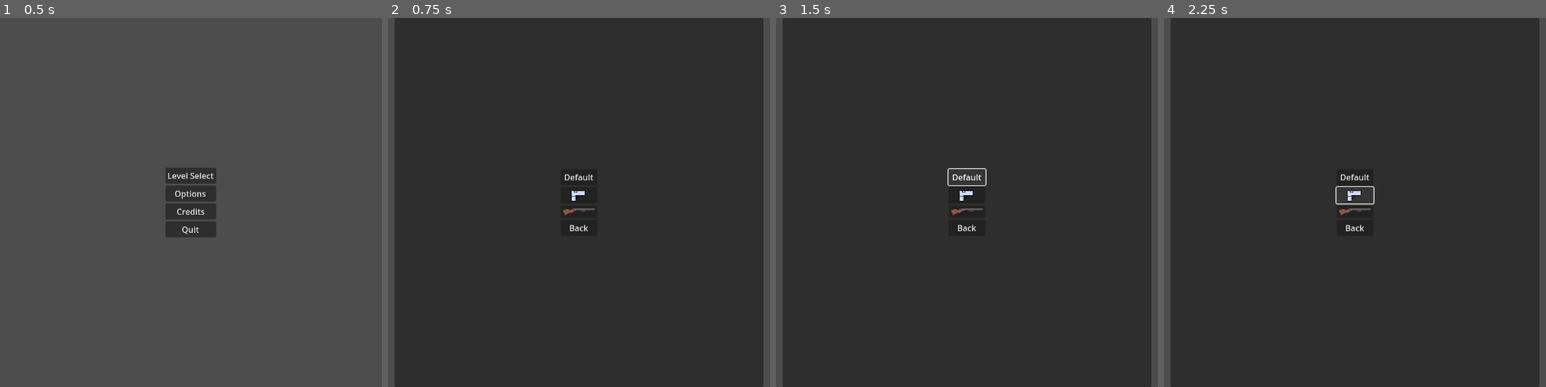
Above: before the commit, frames 1-4 (left to right).
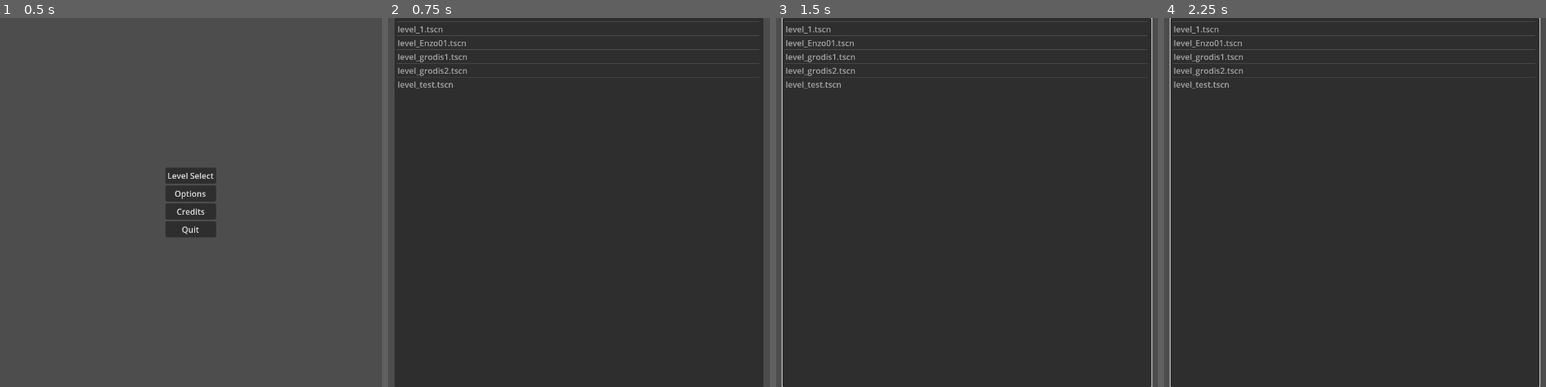
Above: after the commit, the same moments.

Repository: GamesFromANobody/JumpGun
Game: Godot game, scene res://Scenes/UI/main_menu.tscn
Same seed, same stepped clock (60 frames per second), same inputs: the game is played once before the commit and once after it.
Inputs (mouse positions are in pixels of both pictures, inside the frame that each line leads up to):
- Up to frame 1 (0.5 s): no input
- Up to frame 2 (0.75 s): click "Level Select" at 0.5 s
- Up to frame 3 (1.5 s): click (967, 176) at 1.25 s, where only the run before the commit has a clickable "Default"
- Up to frame 4 (2.25 s): click (1355, 195) at 2.02 s

Frame 1 is identical in both runs. In frame 2, 1.3% of the frame differs, in the area x 2-98%, y 2-58%; in frame 3, 1.9%, in the area x 1-99%, y 0-100%; in frame 4, 1.9%.
Error before the commit: Parse Error: Could not preload resource file "res://Resources/Player/Resource_player_pistol.tres". (res://Scripts/UI/level_select.gd:6)

Commit message:
Resources update2

Diff:
--- /dev/null
+++ b/jumpgun/Resources/Bullets/bullet_explosive_20.tres
@@ -0,0 +1,24 @@
+[gd_resource type="Resource" script_class="BulletTypes" load_steps=5 format=3 uid="uid://ccigk22j850ox"]
+
+[ext_resource type="Texture2D" uid="uid://bye8cmsl2f7oc" path="res://Import/Textures/Projectiles/bullet_glock.png" id="1_uocuv"]
+[ext_resource type="Texture2D" uid="uid://f5m4sq28bekt" path="res://Import/Textures/Projectiles/casing-glock.png" id="2_2p40q"]
+[ext_resource type="Script" path="res://Scripts/ResourceScript/bullet_types.gd" id="3_h4vs0"]
+
+[sub_resource type="CapsuleShape2D" id="CapsuleShape2D_ygnhe"]
+radius = 4.0
+height = 10.0
+
+[resource]
+script = ExtResource("3_h4vs0")
+speed = 800
+lifetime_seconds = 10.0
+bounces = 0
+piercing_amount = 0
+acceleration = 0
+ignores_slowdown = false
+stops_at_0_speed = false
+explodes = false
+explosion_radius = 20.0
+bullet_texture = ExtResource("1_uocuv")
+casing_texture = ExtResource("2_2p40q")
+hitbox = SubResource("CapsuleShape2D_ygnhe")
--- /dev/null
+++ b/jumpgun/Resources/Bullets/bullet_lifetime_0_2.tres
@@ -0,0 +1,24 @@
+[gd_resource type="Resource" script_class="BulletTypes" load_steps=5 format=3 uid="uid://c43qxoekxtn7"]
+
+[ext_resource type="Texture2D" uid="uid://bye8cmsl2f7oc" path="res://Import/Textures/Projectiles/bullet_glock.png" id="1_spba7"]
+[ext_resource type="Texture2D" uid="uid://f5m4sq28bekt" path="res://Import/Textures/Projectiles/casing-glock.png" id="2_nx7jl"]
+[ext_resource type="Script" path="res://Scripts/ResourceScript/bullet_types.gd" id="3_ve0sg"]
+
+[sub_resource type="CapsuleShape2D" id="CapsuleShape2D_ygnhe"]
+radius = 4.0
+height = 10.0
+
+[resource]
+script = ExtResource("3_ve0sg")
+speed = 800
+lifetime_seconds = 10.0
+bounces = 0
+piercing_amount = 0
+acceleration = 0
+ignores_slowdown = false
+stops_at_0_speed = false
+explodes = false
+explosion_radius = 20.0
+bullet_texture = ExtResource("1_spba7")
+casing_texture = ExtResource("2_nx7jl")
+hitbox = SubResource("CapsuleShape2D_ygnhe")
--- a/jumpgun/Resources/Bullets/bullet_pierce_5.tres
+++ b/jumpgun/Resources/Bullets/bullet_pierce_5.tres
@@ -11,11 +11,14 @@
 [resource]
 script = ExtResource("2_yeici")
 speed = 2400
+lifetime_seconds = 10.0
 bounces = 0
 piercing_amount = 5
 acceleration = 0
 ignores_slowdown = false
 stops_at_0_speed = false
+explodes = false
+explosion_radius = 20.0
 bullet_texture = ExtResource("1_7pfti")
 casing_texture = ExtResource("2_8yml6")
 hitbox = SubResource("CapsuleShape2D_ygnhe")
--- a/jumpgun/Resources/Bullets/bullet_reverser.tres
+++ b/jumpgun/Resources/Bullets/bullet_reverser.tres
@@ -11,11 +11,14 @@
 [resource]
 script = ExtResource("2_vfq03")
 speed = 800
+lifetime_seconds = 10.0
 bounces = 0
 piercing_amount = 0
 acceleration = -20
 ignores_slowdown = false
 stops_at_0_speed = false
+explodes = false
+explosion_radius = 20.0
 bullet_texture = ExtResource("1_ujavn")
 casing_texture = ExtResource("2_o0si2")
 hitbox = SubResource("CapsuleShape2D_ygnhe")
--- a/jumpgun/Resources/Player/Resource_player_lmg_m249_v1.tres
+++ b/jumpgun/Resources/Player/Resource_player_lmg_m249_v1.tres
@@ -6,14 +6,16 @@
 
 [resource]
 script = ExtResource("3_ntgjr")
-gun_type = 4
-gun_model = ExtResource("2_hqmuq")
+gun_model_base = ExtResource("2_hqmuq")
+gun_color = Color(0.7, 0.7, 0.7, 1)
 gun_hitbox = PackedVector2Array(-27, 6, -30, 0, -31, -5, -20, -6, -17, -5, -10, -7, 32, -7, 32, -4, -3, -4, -13, 2, -18, 2, -25, 6)
 muzzle_location = Vector2(14, -5)
 chamber_location = Vector2(3, -8)
 sprite_position = Vector2(0, 0)
 sprite_scale = Vector2(1, 1)
 laser_location = Vector2(0, 0)
+frames = Vector2(1, 1)
+gun_type = 4
 full_auto = true
 shot_cooldown = 0.15
 starting_ammo = 100
--- a/jumpgun/Resources/Player/Resource_player_pistol.tres
+++ b/jumpgun/Resources/Player/Resource_player_pistol.tres
@@ -1,19 +1,22 @@
-[gd_resource type="Resource" script_class="PlayerGunTypes" load_steps=4 format=3 uid="uid://bu85wpm47qosw"]
+[gd_resource type="Resource" script_class="PlayerGunTypes" load_steps=5 format=3 uid="uid://bu85wpm47qosw"]
 
 [ext_resource type="Resource" uid="uid://6qsf6p0y4grk" path="res://Resources/Bullets/bullet_01.tres" id="1_8a88x"]
 [ext_resource type="Script" path="res://Scripts/ResourceScript/player_gun_types.gd" id="1_vn8nu"]
-[ext_resource type="Texture2D" uid="uid://bf8wik7pjp7ho" path="res://Import/Textures/Characters/gun-shoot.png" id="2_lnrji"]
+[ext_resource type="Texture2D" uid="uid://dhn4rk3vndth8" path="res://Import/Textures/Characters/Pistols/glock18-base.png" id="2_gil2t"]
+[ext_resource type="Texture2D" uid="uid://b8025fuyrfmib" path="res://Import/Textures/Characters/Pistols/glock18-greyscale.png" id="3_8f4b3"]
 
 [resource]
 script = ExtResource("1_vn8nu")
-gun_model = ExtResource("2_lnrji")
+gun_model_base = ExtResource("2_gil2t")
+gun_model_colors = ExtResource("3_8f4b3")
+gun_color = Color(0.113725, 0.560784, 0.141176, 1)
 gun_hitbox = PackedVector2Array(-6, 11, -12, 11, -15, 8, -15, 6, -11, 0, -11, -5, -13, -6, -13, -11, -11, -12, 14, -12, 17, -10, 17, -6, 14, -4, 7, -4, 7, 0, 5, 1, -3, 1, -5, 6)
 muzzle_location = Vector2(18, -9)
 chamber_location = Vector2(2, -8)
 sprite_position = Vector2(0, -1)
 sprite_scale = Vector2(0.7, 0.7)
 laser_location = Vector2(152, -11)
-frames = Vector2(3, 1)
+frames = Vector2(3, 3)
 gun_type = 0
 full_auto = false
 shot_cooldown = 0.1
--- a/jumpgun/Resources/Player/Resource_player_pistol_glock18_v1.tres
+++ b/jumpgun/Resources/Player/Resource_player_pistol_glock18_v1.tres
@@ -1,12 +1,15 @@
-[gd_resource type="Resource" script_class="PlayerGunTypes" load_steps=4 format=3 uid="uid://ckwf82khe36yc"]
+[gd_resource type="Resource" script_class="PlayerGunTypes" load_steps=5 format=3 uid="uid://ckwf82khe36yc"]
 
 [ext_resource type="Resource" uid="uid://6qsf6p0y4grk" path="res://Resources/Bullets/bullet_01.tres" id="1_g54cv"]
-[ext_resource type="Texture2D" uid="uid://bf8wik7pjp7ho" path="res://Import/Textures/Characters/gun-shoot.png" id="2_14w4b"]
+[ext_resource type="Texture2D" uid="uid://dhn4rk3vndth8" path="res://Import/Textures/Characters/Pistols/glock18-base.png" id="2_kn5ac"]
+[ext_resource type="Texture2D" uid="uid://b8025fuyrfmib" path="res://Import/Textures/Characters/Pistols/glock18-greyscale.png" id="3_acksh"]
 [ext_resource type="Script" path="res://Scripts/ResourceScript/player_gun_types.gd" id="3_jk4qo"]
 
 [resource]
 script = ExtResource("3_jk4qo")
-gun_model = ExtResource("2_14w4b")
+gun_model_base = ExtResource("2_kn5ac")
+gun_model_colors = ExtResource("3_acksh")
+gun_color = Color(0.113725, 0.560784, 0.141176, 1)
 gun_hitbox = PackedVector2Array(-6, 11, -12, 11, -15, 8, -15, 6, -11, 0, -11, -5, -13, -6, -13, -11, -11, -12, 14, -12, 17, -10, 17, -6, 14, -4, 7, -4, 7, 0, 5, 1, -3, 1, -5, 6)
 muzzle_location = Vector2(18, -9)
 chamber_location = Vector2(2, -8)
--- a/jumpgun/Resources/Player/Resource_player_pistol_revolver_v1.tres
+++ b/jumpgun/Resources/Player/Resource_player_pistol_revolver_v1.tres
@@ -1,15 +1,23 @@
-[gd_resource type="Resource" script_class="PlayerGunTypes" load_steps=4 format=3 uid="uid://bw8c2gryx0q0r"]
+[gd_resource type="Resource" script_class="PlayerGunTypes" load_steps=5 format=3 uid="uid://bw8c2gryx0q0r"]
 
 [ext_resource type="Resource" uid="uid://6qsf6p0y4grk" path="res://Resources/Bullets/bullet_01.tres" id="1_2b6g4"]
-[ext_resource type="Texture2D" uid="uid://cjsko6mhgu607" path="res://Import/Textures/temp-gun.png" id="2_i2jry"]
+[ext_resource type="Texture2D" uid="uid://dhn4rk3vndth8" path="res://Import/Textures/Characters/Pistols/glock18-base.png" id="2_pb8mh"]
 [ext_resource type="Script" path="res://Scripts/ResourceScript/player_gun_types.gd" id="3_bx822"]
+[ext_resource type="Texture2D" uid="uid://b8025fuyrfmib" path="res://Import/Textures/Characters/Pistols/glock18-greyscale.png" id="3_fp37a"]
 
 [resource]
 script = ExtResource("3_bx822")
-gun_type = 0
-gun_model = ExtResource("2_i2jry")
+gun_model_base = ExtResource("2_pb8mh")
+gun_model_colors = ExtResource("3_fp37a")
+gun_color = Color(0.113725, 0.560784, 0.141176, 1)
 gun_hitbox = PackedVector2Array(-5, 11, -14, 11, -14, -10, 14, -10, 14, 0, 1, 0, 1, 3, -1, 5, -3, 6, -5, 6)
 muzzle_location = Vector2(14, -5)
+chamber_location = Vector2(3, -8)
+sprite_position = Vector2(0, 0)
+sprite_scale = Vector2(1, 1)
+laser_location = Vector2(0, 0)
+frames = Vector2(3, 3)
+gun_type = 0
 full_auto = false
 shot_cooldown = 0.6
 starting_ammo = 6
--- a/jumpgun/Resources/Player/Resource_player_shotgun.tres
+++ b/jumpgun/Resources/Player/Resource_player_shotgun.tres
@@ -6,7 +6,9 @@
 
 [resource]
 script = ExtResource("1_lb1lt")
-gun_model = ExtResource("2_50a0d")
+gun_model_base = ExtResource("2_50a0d")
+gun_model_colors = ExtResource("2_50a0d")
+gun_color = Color(0.113725, 0.560784, 0.141176, 1)
 gun_hitbox = PackedVector2Array(-27, 6, -30, 0, -31, -5, -20, -6, -17, -5, -10, -7, 32, -7, 32, -4, -3, -4, -13, 2, -18, 2, -25, 6)
 muzzle_location = Vector2(32, -6)
 chamber_location = Vector2(-3, -7)
--- a/jumpgun/Resources/Player/Resource_player_shotgun_auto_v1.tres
+++ b/jumpgun/Resources/Player/Resource_player_shotgun_auto_v1.tres
@@ -6,7 +6,9 @@
 
 [resource]
 script = ExtResource("3_41u8s")
-gun_model = ExtResource("2_f71br")
+gun_model_base = ExtResource("2_f71br")
+gun_model_colors = ExtResource("2_f71br")
+gun_color = Color(0.113725, 0.560784, 0.141176, 1)
 gun_hitbox = PackedVector2Array(-27, 6, -30, 0, -31, -5, -20, -6, -17, -5, -10, -7, 32, -7, 32, -4, -3, -4, -13, 2, -18, 2, -25, 6)
 muzzle_location = Vector2(32, -6)
 chamber_location = Vector2(-3, -7)
--- a/jumpgun/Resources/Player/Resource_player_shotgun_pump_v1.tres
+++ b/jumpgun/Resources/Player/Resource_player_shotgun_pump_v1.tres
@@ -6,7 +6,9 @@
 
 [resource]
 script = ExtResource("3_17ej8")
-gun_model = ExtResource("2_f0o56")
+gun_model_base = ExtResource("2_f0o56")
+gun_model_colors = ExtResource("2_f0o56")
+gun_color = Color(0.113725, 0.560784, 0.141176, 1)
 gun_hitbox = PackedVector2Array(-27, 6, -30, 0, -31, -5, -20, -6, -17, -5, -10, -7, 32, -7, 32, -4, -3, -4, -13, 2, -18, 2, -25, 6)
 muzzle_location = Vector2(32, -6)
 chamber_location = Vector2(-3, -7)
--- a/jumpgun/Resources/Player/Resource_player_smg_mp5_v1.tres
+++ b/jumpgun/Resources/Player/Resource_player_smg_mp5_v1.tres
@@ -1,19 +1,22 @@
-[gd_resource type="Resource" script_class="PlayerGunTypes" load_steps=4 format=3 uid="uid://bjkqu53maxead"]
+[gd_resource type="Resource" script_class="PlayerGunTypes" load_steps=5 format=3 uid="uid://bjkqu53maxead"]
 
 [ext_resource type="Resource" uid="uid://6qsf6p0y4grk" path="res://Resources/Bullets/bullet_01.tres" id="1_uyk6y"]
-[ext_resource type="Texture2D" uid="uid://cjsko6mhgu607" path="res://Import/Textures/temp-gun.png" id="2_d01st"]
+[ext_resource type="Texture2D" uid="uid://dhn4rk3vndth8" path="res://Import/Textures/Characters/Pistols/glock18-base.png" id="2_cypp4"]
 [ext_resource type="Script" path="res://Scripts/ResourceScript/player_gun_types.gd" id="3_3mr5m"]
+[ext_resource type="Texture2D" uid="uid://b8025fuyrfmib" path="res://Import/Textures/Characters/Pistols/glock18-greyscale.png" id="3_ktg3s"]
 
 [resource]
 script = ExtResource("3_3mr5m")
-gun_type = 3
-gun_model = ExtResource("2_d01st")
+gun_model_base = ExtResource("2_cypp4")
+gun_model_colors = ExtResource("3_ktg3s")
 gun_hitbox = PackedVector2Array(-5, 11, -14, 11, -14, -10, 14, -10, 14, 0, 1, 0, 1, 3, -1, 5, -3, 6, -5, 6)
 muzzle_location = Vector2(14, -5)
 chamber_location = Vector2(3, -8)
 sprite_position = Vector2(0, 0)
 sprite_scale = Vector2(1, 1)
 laser_location = Vector2(0, 0)
+frames = Vector2(3, 3)
+gun_type = 3
 full_auto = true
 shot_cooldown = 0.07
 starting_ammo = 30
--- a/jumpgun/Resources/Player/Resource_player_smg_ump45_v1.tres
+++ b/jumpgun/Resources/Player/Resource_player_smg_ump45_v1.tres
@@ -1,19 +1,23 @@
-[gd_resource type="Resource" script_class="PlayerGunTypes" load_steps=4 format=3 uid="uid://gdyb0hjnoxtw"]
+[gd_resource type="Resource" script_class="PlayerGunTypes" load_steps=5 format=3 uid="uid://gdyb0hjnoxtw"]
 
 [ext_resource type="Resource" uid="uid://cqvynhfxrfhfc" path="res://Resources/Bullets/bullet_reverser.tres" id="1_ptvx5"]
-[ext_resource type="Texture2D" uid="uid://cjsko6mhgu607" path="res://Import/Textures/temp-gun.png" id="2_l2dvk"]
+[ext_resource type="Texture2D" uid="uid://dhn4rk3vndth8" path="res://Import/Textures/Characters/Pistols/glock18-base.png" id="2_tslgc"]
+[ext_resource type="Texture2D" uid="uid://b8025fuyrfmib" path="res://Import/Textures/Characters/Pistols/glock18-greyscale.png" id="3_elq0g"]
 [ext_resource type="Script" path="res://Scripts/ResourceScript/player_gun_types.gd" id="3_t6wd3"]
 
 [resource]
 script = ExtResource("3_t6wd3")
-gun_type = 3
-gun_model = ExtResource("2_l2dvk")
+gun_model_base = ExtResource("2_tslgc")
+gun_model_colors = ExtResource("3_elq0g")
+gun_color = Color(0.113725, 0.560784, 0.141176, 1)
 gun_hitbox = PackedVector2Array(-5, 11, -14, 11, -14, -10, 14, -10, 14, 0, 1, 0, 1, 3, -1, 5, -3, 6, -5, 6)
 muzzle_location = Vector2(14, -5)
 chamber_location = Vector2(3, -8)
 sprite_position = Vector2(0, 0)
 sprite_scale = Vector2(1, 1)
 laser_location = Vector2(0, 0)
+frames = Vector2(3, 3)
+gun_type = 3
 full_auto = true
 shot_cooldown = 0.1
 starting_ammo = 25
--- a/jumpgun/Resources/Player/Resource_player_sniper_awp_v1.tres
+++ b/jumpgun/Resources/Player/Resource_player_sniper_awp_v1.tres
@@ -6,10 +6,17 @@
 
 [resource]
 script = ExtResource("3_2ocfv")
-gun_type = 2
-gun_model = ExtResource("2_07c7f")
+gun_model_base = ExtResource("2_07c7f")
+gun_model_colors = ExtResource("2_07c7f")
+gun_color = Color(0.113725, 0.560784, 0.141176, 1)
 gun_hitbox = PackedVector2Array(-27, 6, -30, 0, -31, -5, -20, -6, -17, -5, -10, -7, 32, -7, 32, -4, -3, -4, -13, 2, -18, 2, -25, 6)
 muzzle_location = Vector2(32, -6)
+chamber_location = Vector2(3, -8)
+sprite_position = Vector2(0, 0)
+sprite_scale = Vector2(1, 1)
+laser_location = Vector2(0, 0)
+frames = Vector2(1, 1)
+gun_type = 2
 full_auto = false
 shot_cooldown = 3.0
 starting_ammo = 5
--- a/jumpgun/Resources/Player/Resource_player_sniper_boltAction_v1.tres
+++ b/jumpgun/Resources/Player/Resource_player_sniper_boltAction_v1.tres
@@ -6,10 +6,17 @@
 
 [resource]
 script = ExtResource("3_yromr")
-gun_type = 2
-gun_model = ExtResource("2_mivp0")
+gun_model_base = ExtResource("2_mivp0")
+gun_model_colors = ExtResource("2_mivp0")
+gun_color = Color(0.113725, 0.560784, 0.141176, 1)
 gun_hitbox = PackedVector2Array(-27, 6, -30, 0, -31, -5, -20, -6, -17, -5, -10, -7, 32, -7, 32, -4, -3, -4, -13, 2, -18, 2, -25, 6)
 muzzle_location = Vector2(32, -6)
+chamber_location = Vector2(3, -8)
+sprite_position = Vector2(0, 0)
+sprite_scale = Vector2(1, 1)
+laser_location = Vector2(0, 0)
+frames = Vector2(1, 1)
+gun_type = 2
 full_auto = false
 shot_cooldown = 3.0
 starting_ammo = 1
